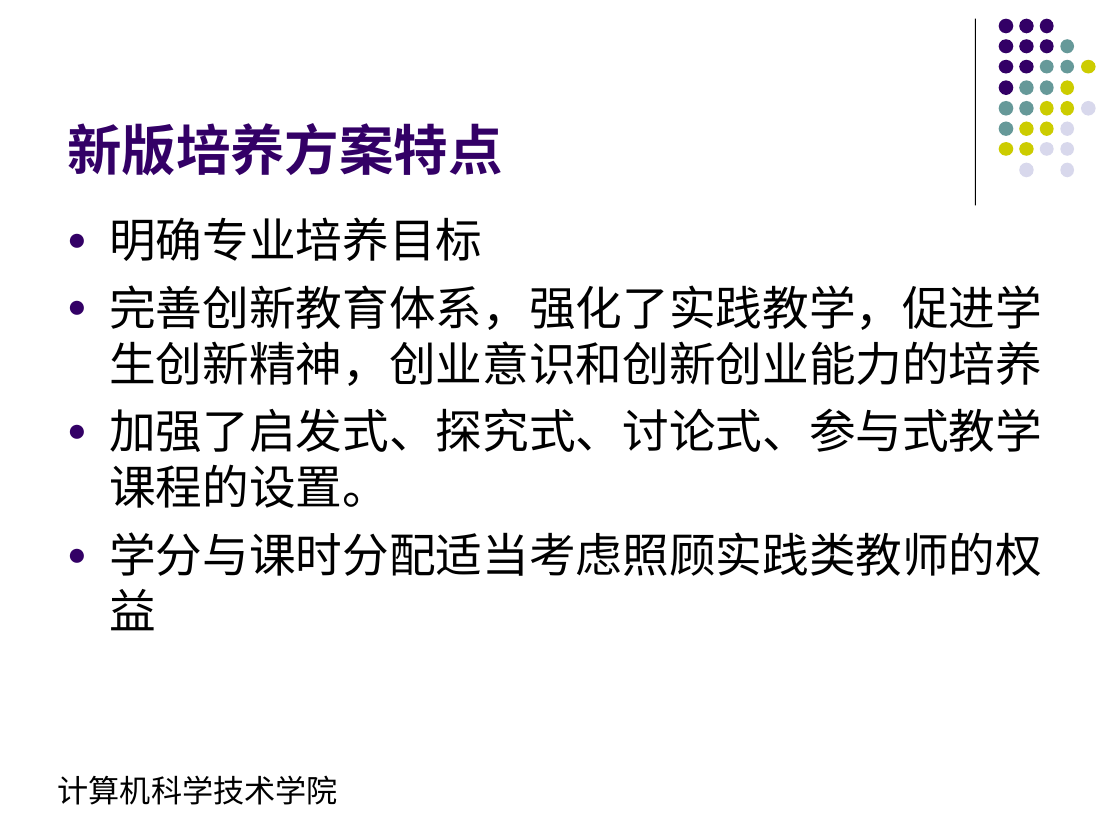
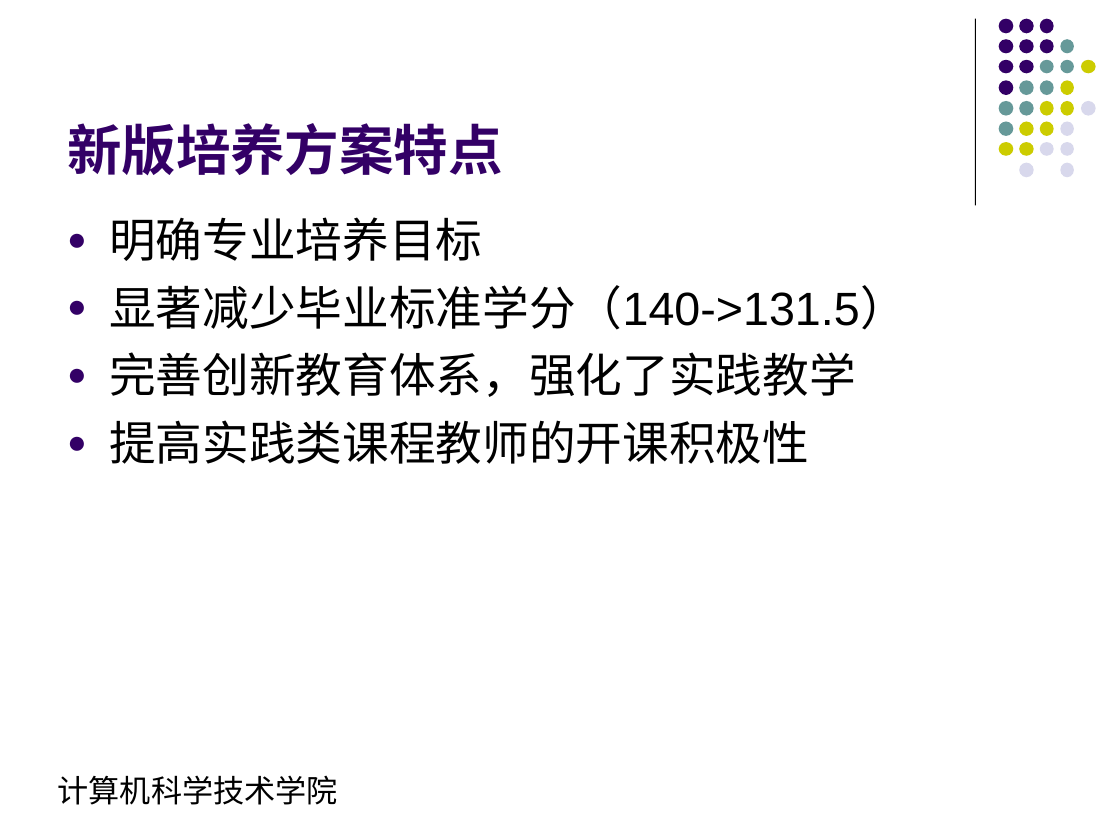
Before and after one commit to ciecclm/2016-, a slide deck: slide 11 of 软件工程培养方案汇报.ppt. Drawn at 1120x840 pixels with LibreOffice and Linux fonts; fonts in the diff are those of the drawing. Boxes give left, top, right and bottom in pixels: in the first picture for what was removed or moved away, otherwise in the second. Text is boxed around its words. In the diff, an @@ line names an element or a change of style, - is before the commit and + after.

```diff
--- a/软件工程培养方案汇报.ppt
+++ b/软件工程培养方案汇报.ppt
@@ text at [109,285,906,464]: text changed @@
-● 完善创新教育体系，强化了实践教学，促进学生创新精神，创业意识和创新创业能力的培养
-● 加强了启发式、探究式、讨论式、参与式教学课程的设置。
-● 学分与课时分配适当考虑照顾实践类教师的权益
+● 显著减少毕业标准学分（140->131.5）
+● 完善创新教育体系，强化了实践教学
+● 提高实践类课程教师的开课积极性
```
Also in this commit, not shown: 2 other slides changed, 1 slide added, 2 other files.
